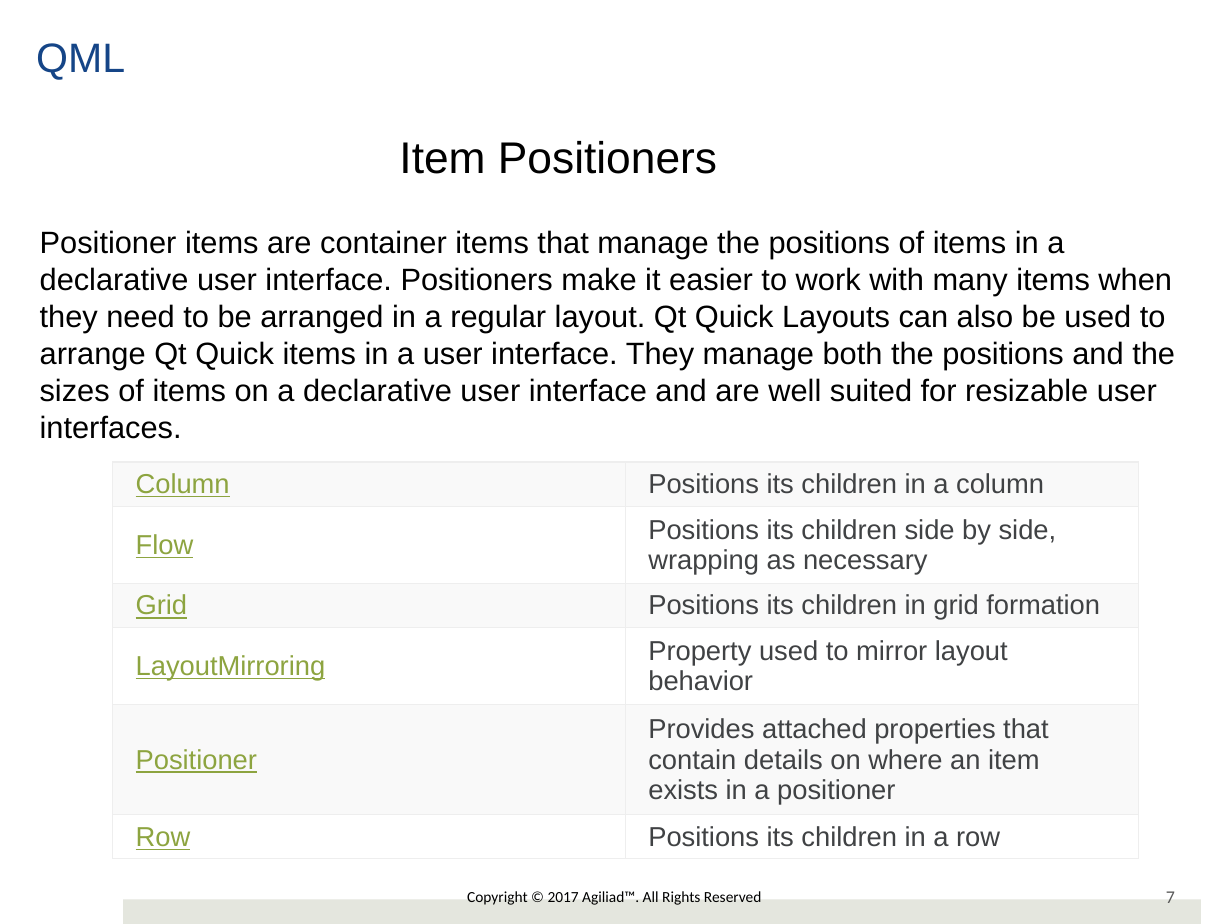
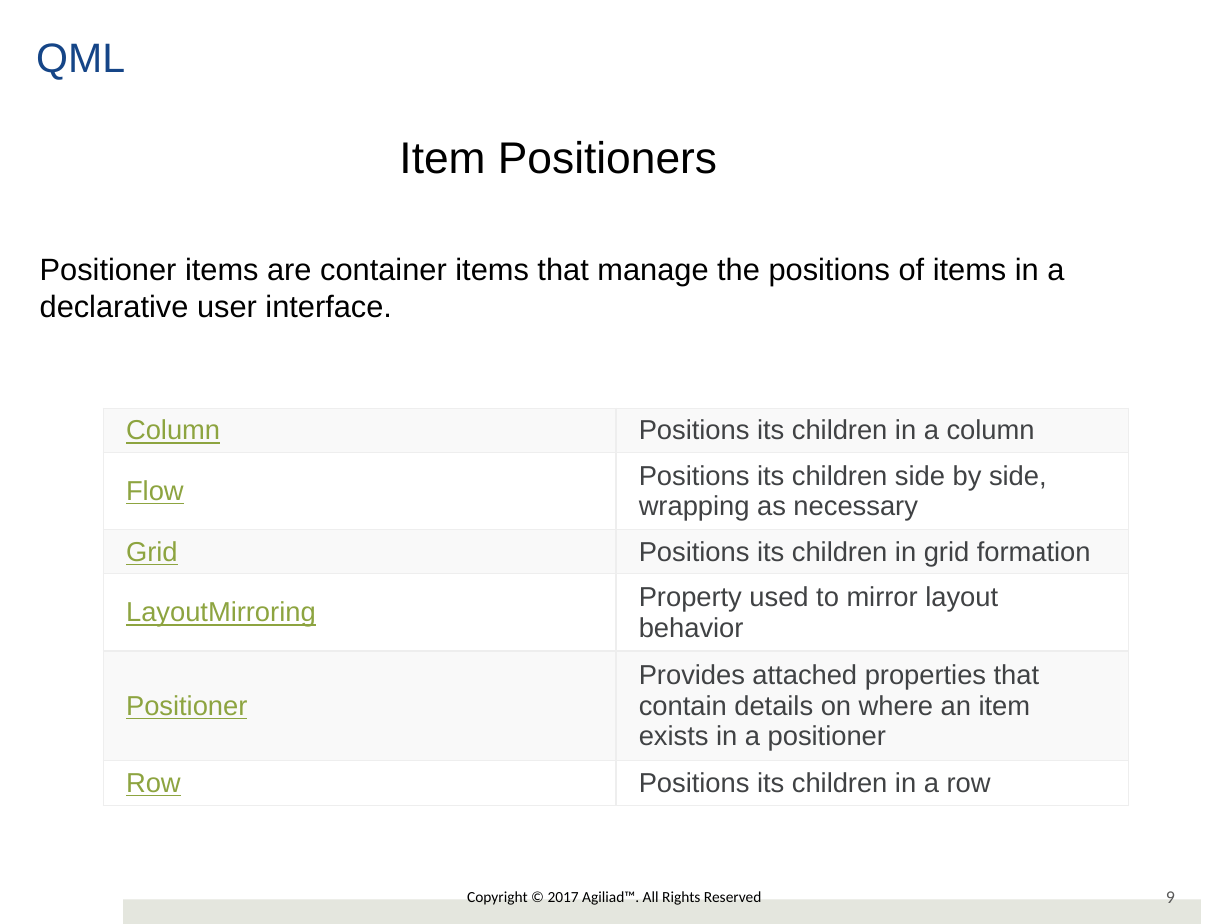
Before and after one commit to girishlande/QMLProjects, a slide deck: slide 9 of 6Course/QMLTraining.pptx (slide 7 before the commit). Drawn at 1232x924 pixels with LibreOffice and Linux fonts; fonts in the diff are those of the drawing; background and template pictures are left out. Boxes give left, top, right and bottom in pixels: in the first picture for what was removed or moved away, otherwise in the second. Text is boxed around its words. In the diff, an @@ line names an element or a change of style, - is before the commit and + after.

```diff
--- a/6Course/QMLTraining.pptx
+++ b/6Course/QMLTraining.pptx
@@ text at [40,257,1064,318]: text changed @@
-Positioner items are container items that manage the positions of items in a declarative user interface. Positioners make it easier to work with many items when they need to be arranged in a regular layout. Qt Quick Layouts can also be used to arrange Qt Quick items in a user interface. They manage both the positions and the sizes of items on a declarative user interface and are well suited for resizable user interfaces.
+Positioner items are container items that manage the positions of items in a declarative user interface.
@@ table: place and size @@
-table at [113,462,1138,859]
+table at [103,408,1129,804]
@@ page number at [1166,891,1175,903]: text changed @@
-7
+9
```
Also in this commit, not shown: 4 other slides changed, 3 slides added, 1 slide removed, 8 other files.
